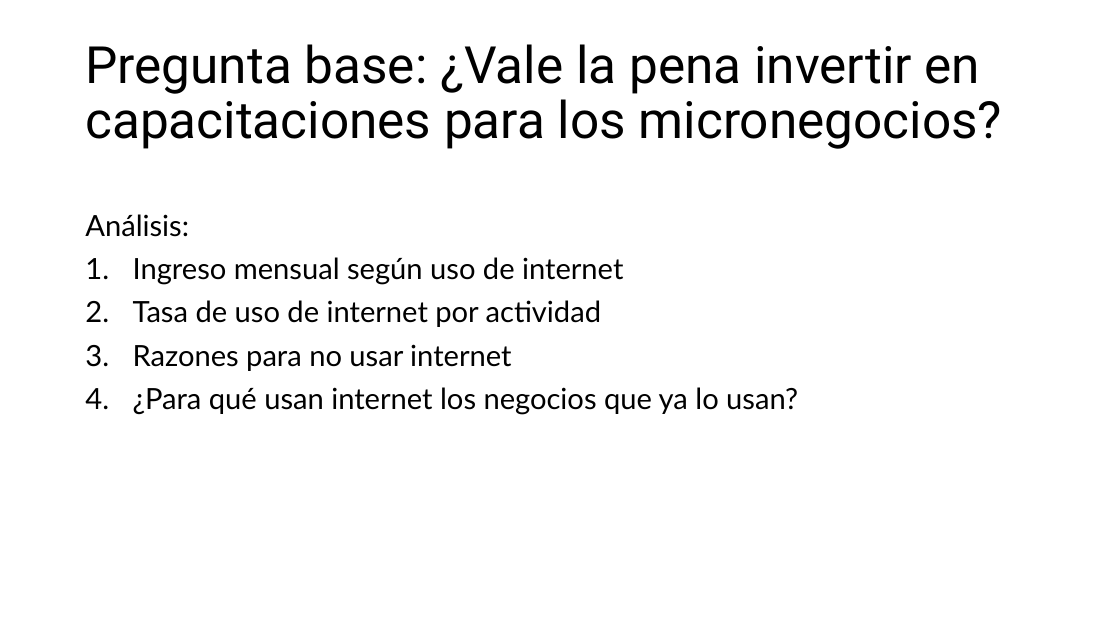
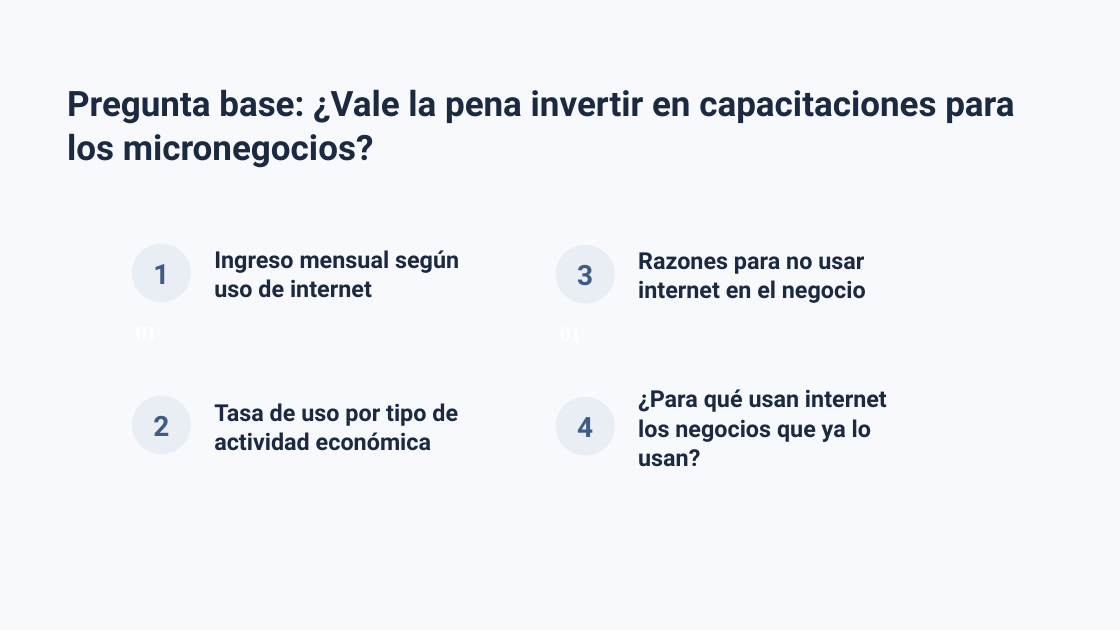
Before and after one commit to manuu-28/Talleres-economia, a slide deck: slide 2 of excel/Taller 4.pptx. Drawn at 1120x630 pixels with LibreOffice and Linux fonts; fonts in the diff are those of the drawing. Boxes give left, top, right and bottom in pixels: in the first picture for what was removed or moved away, otherwise in the second. Text is boxed around its words. In the diff, an @@ line names an element or a change of style, - is before the commit and + after.

```diff
--- a/excel/Taller 4.pptx
+++ b/excel/Taller 4.pptx
@@ background #FFFFFF to #F7F9FC @@
@@ text "Pregunta base: ¿Vale la pena ...": place and size @@
-text "Pregunta base: ¿Vale la pena ..." at (85,44,1002,149)
+text "Pregunta base: ¿Vale la pena ..." at (67,89,1014,168)
@@ text "Pregunta base: ¿Vale la pena ..." at (67,89,1014,168): size 44 to 30 pt, text colour #000000 to #1B2A41, bold on; line spacing 0.9 to 1.05 @@
@@ text removed at (85,214,798,414) @@
-Análisis:
-1. Ingreso mensual según uso de internet
-2. Tasa de uso de internet por actividad
-3. Razones para no usar internet
-4. ¿Para qué usan internet los negocios que ya lo usan?
@@ ellipse added at (132,244,191,302), fill #E9EEF5 @@
@@ text added at (153,264,169,284), 24 pt, text #3E5C86, bold @@
+1
@@ text added at (214,250,459,298), 20 pt, text #1B2A41, bold @@
+Ingreso mensual según uso de internet
@@ ellipse added at (556,245,615,304), fill #E9EEF5 @@
@@ text added at (577,265,593,286), 24 pt, text #3E5C86, bold @@
+3
@@ text added at (638,252,866,303), 20 pt, text #1B2A41, bold @@
+Razones para no usar internet en el negocio
@@ text added at (638,389,887,467), 20 pt, text #1B2A41, bold @@
+¿Para qué usan internet los negocios que ya lo usan?
@@ ellipse added at (132,396,191,455), fill #E9EEF5 @@
@@ text added at (153,416,169,436), 24 pt, text #3E5C86, bold @@
+2
@@ text added at (214,403,458,451), 20 pt, text #1B2A41, bold @@
+Tasa de uso por tipo de actividad económica
@@ ellipse added at (556,397,615,455), fill #E9EEF5 @@
@@ text added at (577,417,593,437), 24 pt, text #3E5C86, bold @@
+4
```
Also in this commit, not shown: 4 other slides changed, 2 slides added, 1 slide removed.
